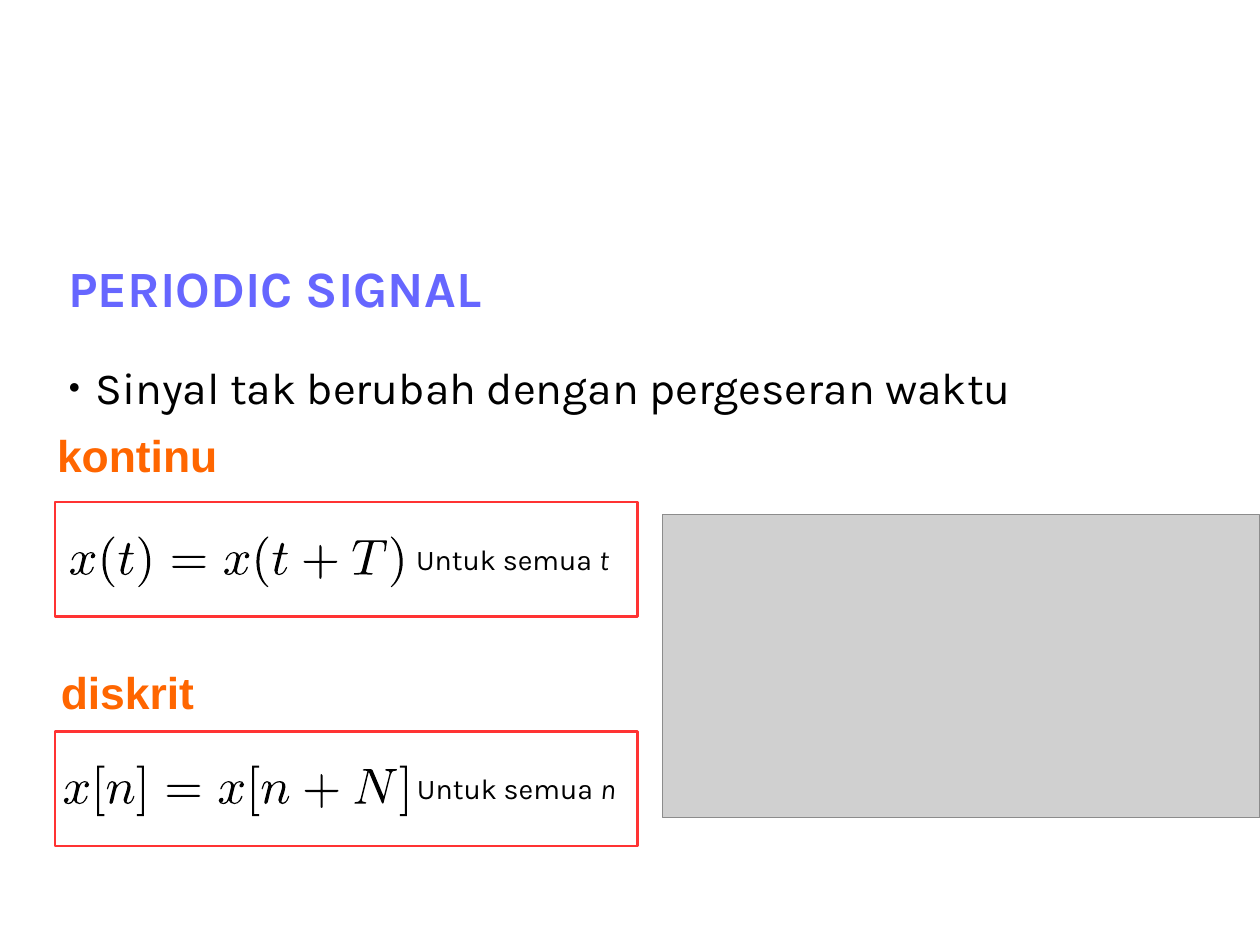
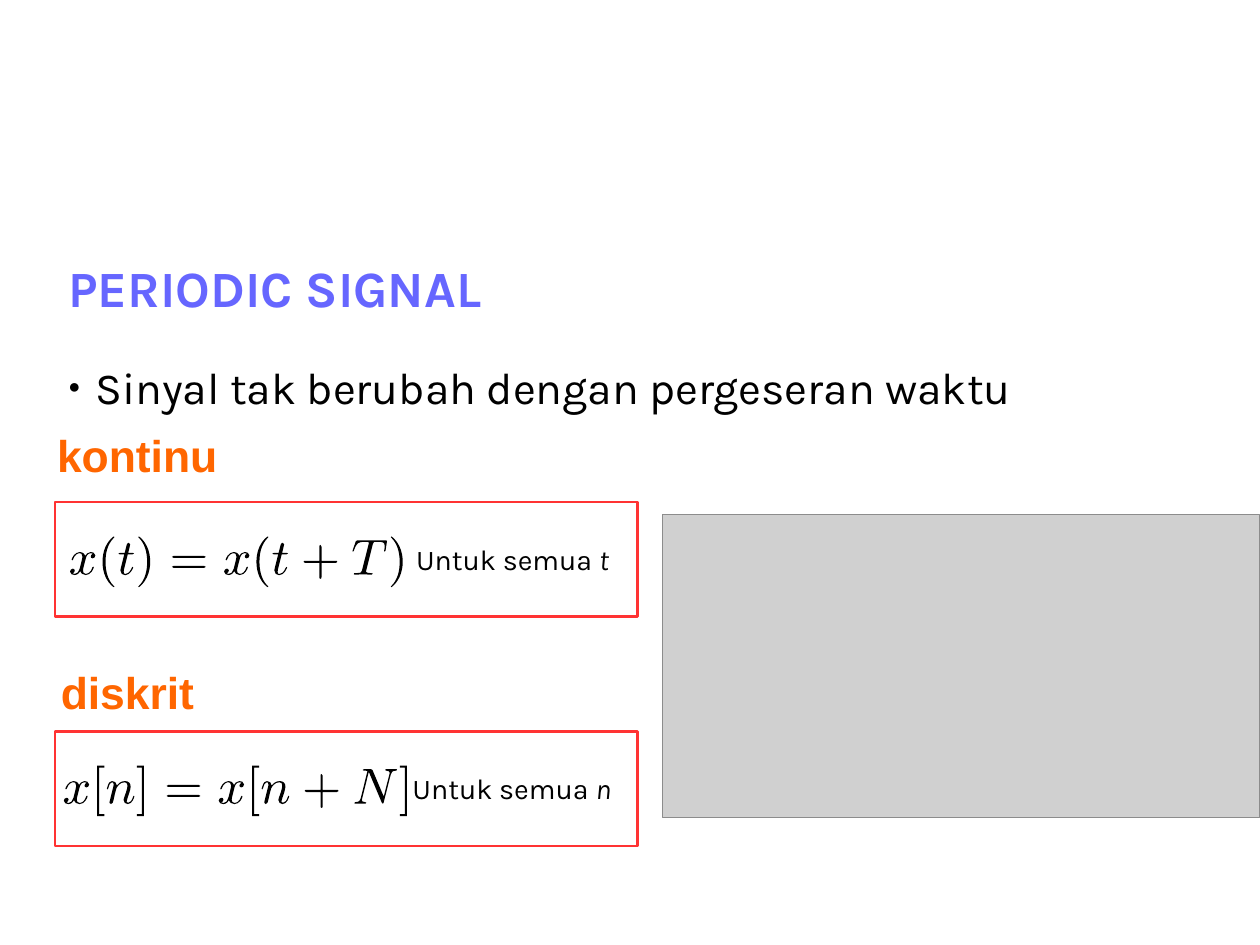
Before and after one commit to bagustris/sinyalsistem, a slide deck: slide 14 of slides/Lect1_SinyalSistem2.odp. Drawn at 1260x945 pixels with LibreOffice and Linux fonts; fonts in the diff are those of the drawing; grey boxes stand for pictures; background and template pictures are left out. Boxes give left, top, right and bottom in pixels: in the first picture for what was removed or moved away, otherwise in the second. Text is boxed around its words. In the diff, an @@ line names an element or a change of style, - is before the commit and + after.

```diff
--- a/slides/Lect1_SinyalSistem2.odp
+++ b/slides/Lect1_SinyalSistem2.odp
@@ text "Untuk semua n" moved from (x1=417, y1=779, x2=616, y2=800) to (x1=412, y1=779, x2=612, y2=800) @@
```
Also in this commit, not shown: 5 other slides changed, 5 other files.
